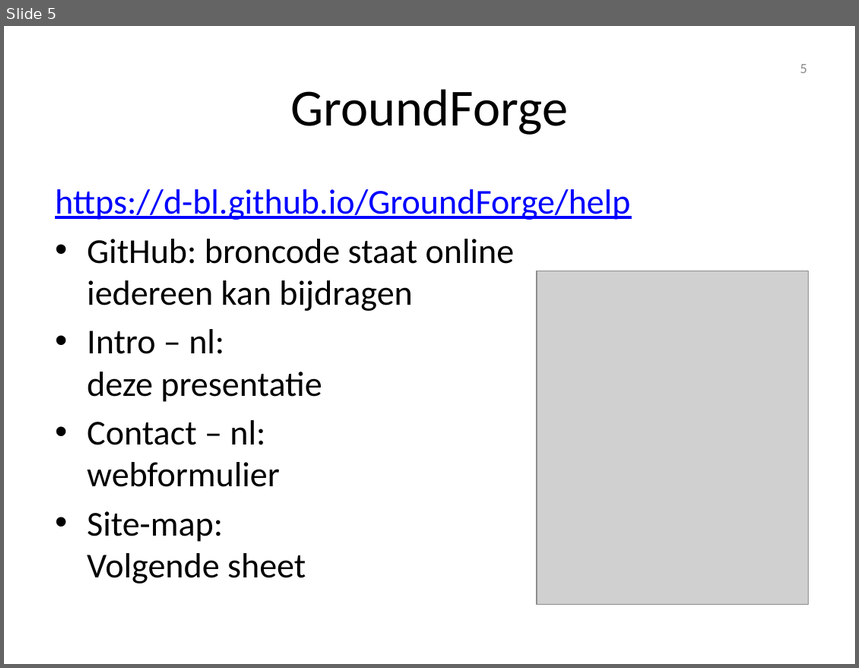
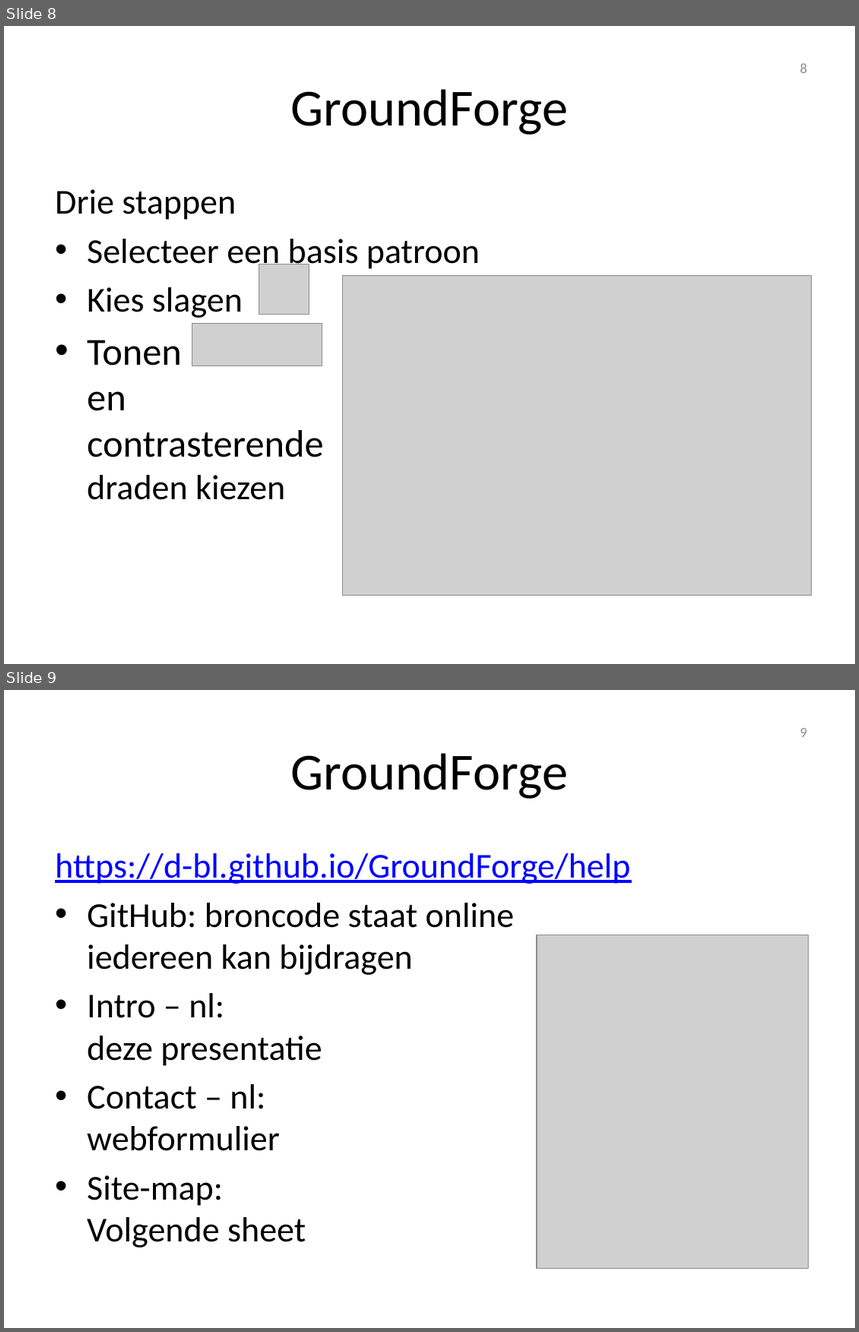
Before and after one commit to d-bl/GroundForge-help, a slide deck: docs/help/NL.pptx. Shown one above the other, each under a label of ours: slide 5 before the commit, slides 8 and 9 after it. The pictures are 859x668 and 859x1332 pixels, drawn with LibreOffice and Linux fonts; fonts in the diff are those of the drawing; grey boxes stand for pictures; background and template pictures are left out. Boxes give left, top, right and bottom in pixels: in the first picture for what was removed or moved away, otherwise in the second. Text is boxed around its words. In the diff, an @@ line names an element or a change of style, - is before the commit and + after.

```diff
--- a/docs/help/NL.pptx
+++ b/docs/help/NL.pptx
@@ slide 8 added at <box>4,26,855,664</box>, background #FFFFFF @@
@@ page number added at <box>800,63,807,73</box>, 12 pt, text #8C8C8C @@
+8
@@ title added at <box>291,89,568,135</box>, 44 pt, text #000000 @@
+GroundForge
@@ text added at <box>55,189,480,500</box>, 29.6 pt, text #000000 @@
+Drie stappen
+• Selecteer een basis patroon
+• Kies slagen
+• Tonen
+  en
+  contrasterende
+  draden kiezen
@@ picture added at <box>259,265,309,315</box> @@
@@ picture added at <box>343,276,812,596</box> @@
@@ picture added at <box>192,323,322,366</box> @@
@@ what was slide 5 is now slide 9 @@
@@ page number at <box>800,728,807,737</box>: text changed @@
-5
+9
```
Also in this commit, not shown: 10 slides changed, 3 other slides added, 8 slides removed, 1 other file.
